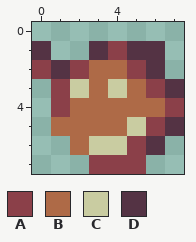
Two versions of one pixel-art file, Assets/Art/Textures/Sprites/Characters/Log(an)/Log(an).ase. Above, as it was before the edit.
8x8 pixels, 1 frame.
Palette (. is transparent): A #8b4049  B #ae6a47  C #c9cca1  D #543344
The result:
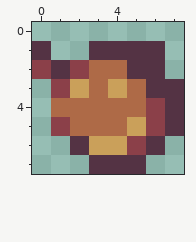
What changed:
colour C: #c9cca1 -> #caa05a
Changed rows in their new state; - is a pixel that keeps its letter.
first column x 1:
1 ---D---
2 ----D--
3 -----D-
4 B----AD
5 A------
6 -D-----
7 --DDD--
